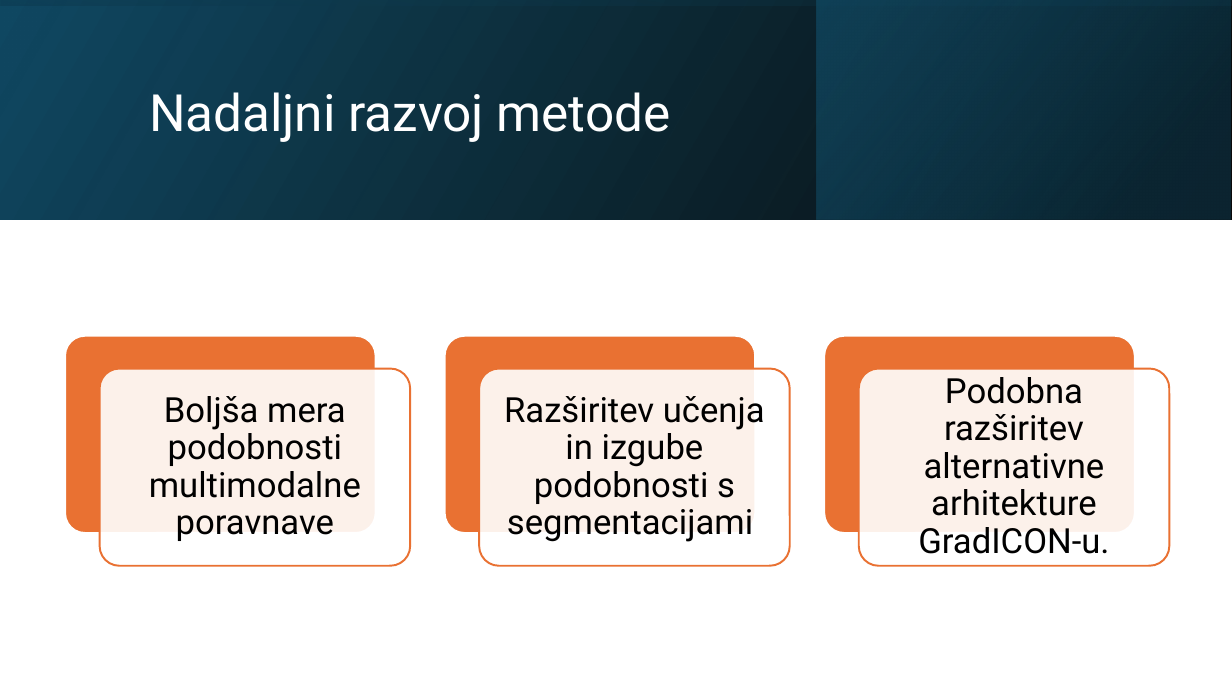
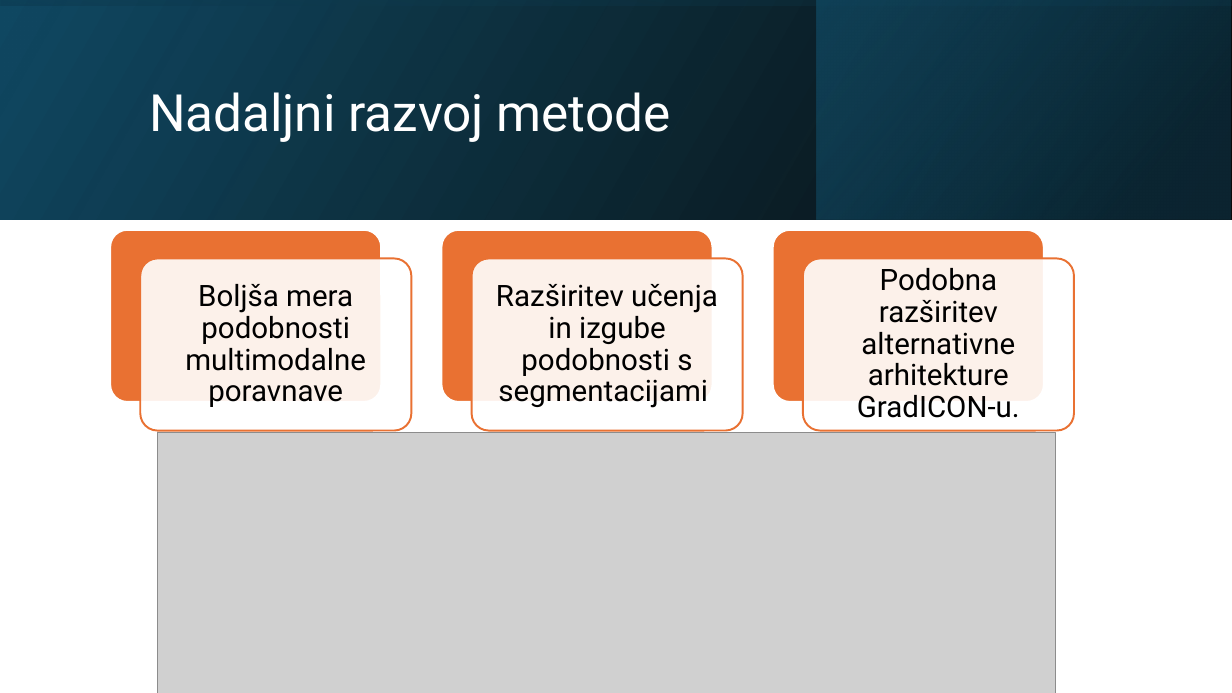
Before and after one commit to erazem1000/AMS_challenge_2024, a slide deck: slide 5 of 1_predstavitev_metode.pptx. Drawn at 1232x693 pixels with LibreOffice and Linux fonts; fonts in the diff are those of the drawing; grey boxes stand for pictures. Boxes give left, top, right and bottom in pixels: in the first picture for what was removed or moved away, otherwise in the second. Text is boxed around its words. In the diff, an @@ line names an element or a change of style, - is before the commit and + after.

Commit message:
clond_uniGradICON_as_subdir

```diff
--- a/1_predstavitev_metode.pptx
+++ b/1_predstavitev_metode.pptx
@@ rounded rectangle: place and size @@
-rounded rectangle at [65,335,375,532]
+rounded rectangle at [110,230,381,402]
@@ rounded rectangle: place and size @@
-rounded rectangle at [445,335,755,532]
+rounded rectangle at [442,230,713,402]
@@ rounded rectangle: place and size @@
-rounded rectangle at [824,335,1135,532]
+rounded rectangle at [773,230,1043,402]
@@ rounded rectangle: place and size @@
-rounded rectangle at [100,369,410,566]
+rounded rectangle at [140,259,411,431]
@@ text "Boljša mera podobnosti multimodalne poravnave": place and size @@
-text "Boljša mera podobnosti multimodalne poravnave" at [149,396,361,541]
+text "Boljša mera podobnosti multimodalne poravnave" at [185,284,366,407]
@@ rounded rectangle: place and size @@
-rounded rectangle at [480,369,790,566]
+rounded rectangle at [471,259,742,431]
@@ text "Razširitev učenja in izgube podobnosti ...": place and size @@
-text "Razširitev učenja in izgube podobnosti ..." at [504,396,765,542]
+text "Razširitev učenja in izgube podobnosti ..." at [496,284,718,408]
@@ rounded rectangle: place and size @@
-rounded rectangle at [859,369,1169,566]
+rounded rectangle at [803,259,1074,431]
@@ size 27 to 23 pt; less space between paragraphs in 3 elements at [185,284,366,407], [496,284,718,408], [857,268,1020,418] @@
@@ text "Podobna razširitev alternativne arhitekture GradICON-u.": place and size @@
-text "Podobna razširitev alternativne arhitekture GradICON-u." at [918,377,1109,554]
+text "Podobna razširitev alternativne arhitekture GradICON-u." at [857,268,1020,418]
@@ picture added at [158,433,1055,693] @@
```
Also in this commit, not shown: 2 other slides changed, 1 slide added, 3 other files.
